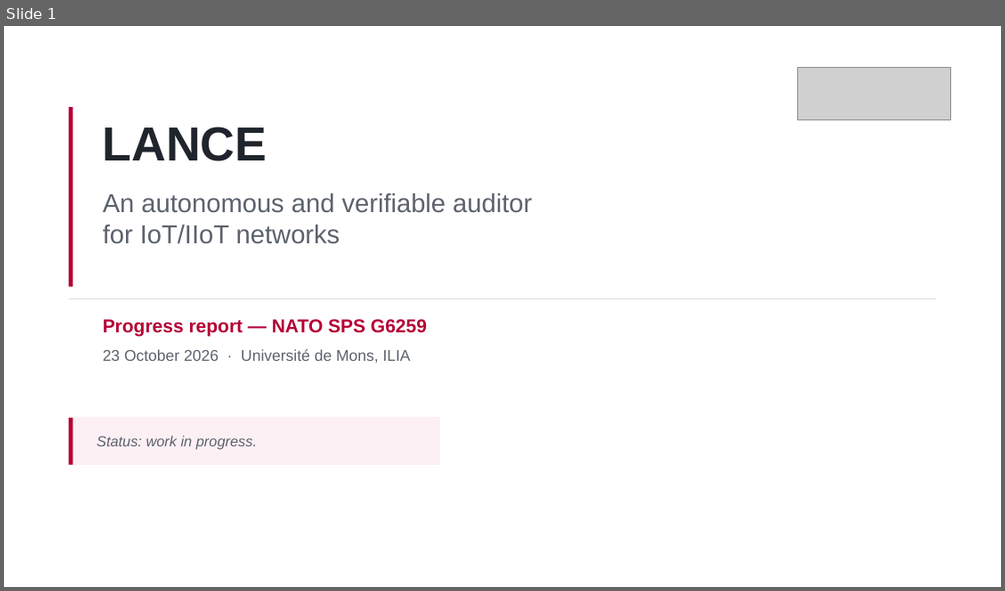
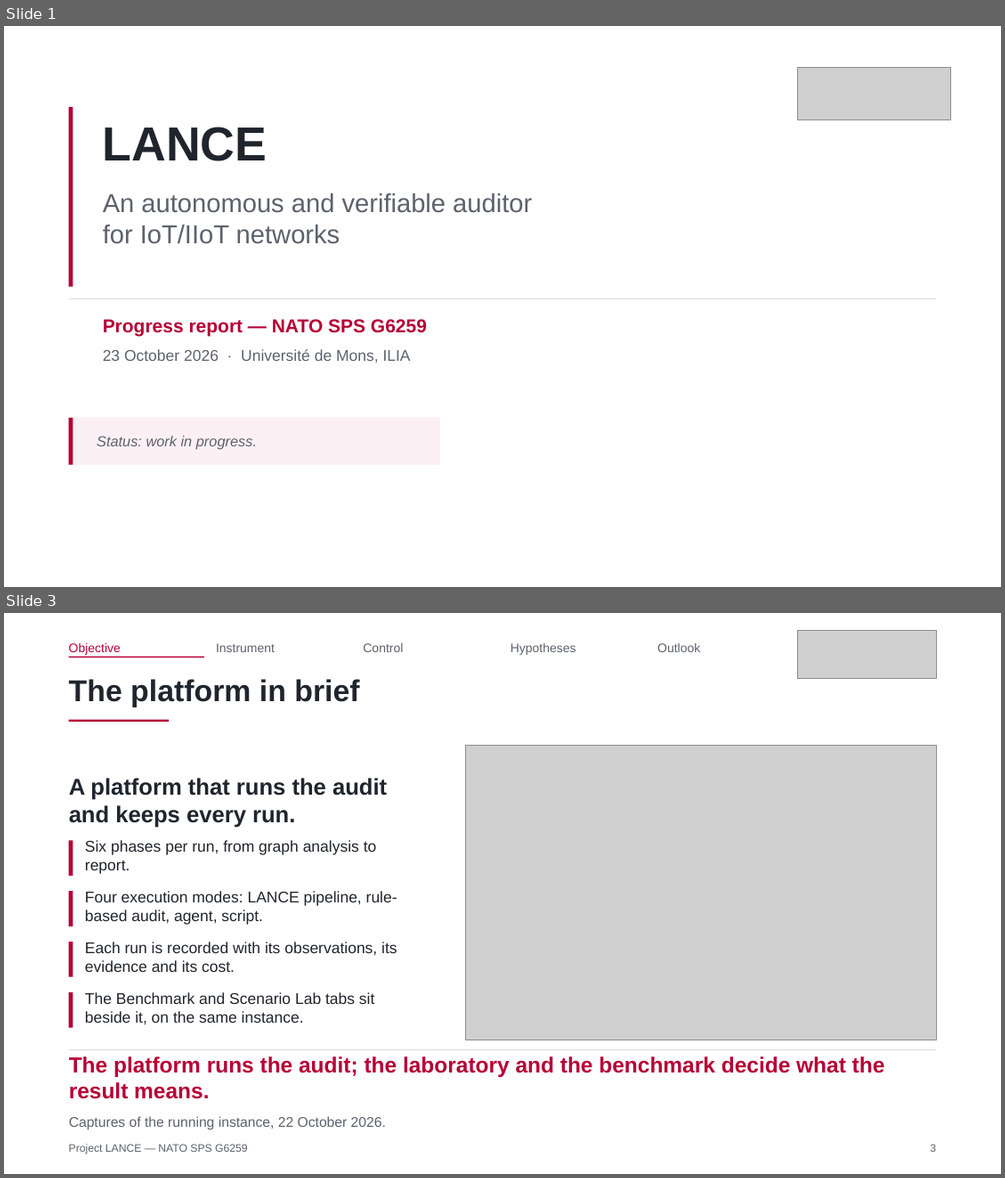
Before and after one commit to Tanguyvans/LANCE, a slide deck: objectifs/presentation-2026-10-23/slides.pptx. Shown one above the other, each under a label of ours: slide 1 before the commit, slides 1 and 3 after it; the slides between them are not shown. The pictures are 1005x591 and 1005x1178 pixels, drawn with LibreOffice and Linux fonts; fonts in the diff are those of the drawing; grey boxes stand for pictures. Boxes give left, top, right and bottom in pixels: in the first picture for what was removed or moved away, otherwise in the second. Text is boxed around its words. In the diff, an @@ line names an element or a change of style, - is before the commit and + after.

```diff
--- a/objectifs/presentation-2026-10-23/slides.pptx
+++ b/objectifs/presentation-2026-10-23/slides.pptx
@@ slide 3 added at [4, 613, 1001, 1174], background #FFFFFF @@
@@ picture added at [797, 631, 937, 679] @@
@@ text added at [69, 643, 121, 655], 12 pt, text #B60036 @@
+Objective
@@ rectangle added at [69, 657, 204, 657], fill #B60036 @@
@@ text added at [216, 643, 275, 652], 12 pt, text #5C626C @@
+Instrument
@@ text added at [363, 643, 403, 652], 12 pt, text #5C626C @@
+Control
@@ text added at [510, 643, 576, 655], 12 pt, text #5C626C @@
+Hypotheses
@@ text added at [657, 643, 700, 652], 12 pt, text #5C626C @@
+Outlook
@@ text added at [69, 679, 359, 707], 29 pt, text #20252D, bold @@
+The platform in brief
@@ rectangle added at [69, 720, 170, 722], fill #B60036 @@
@@ picture added at [465, 746, 937, 1040] @@
@@ text added at [69, 778, 387, 827], 22 pt, text #20252D, bold @@
+A platform that runs the audit and keeps every run.
@@ rectangle added at [69, 840, 73, 876], fill #B60036 @@
@@ text added at [85, 840, 377, 874], 15 pt, text #20252D @@
+Six phases per run, from graph analysis to report.
@@ rectangle added at [69, 892, 73, 926], fill #B60036 @@
@@ text added at [85, 891, 397, 925], 15 pt, text #20252D @@
+Four execution modes: LANCE pipeline, rule-based audit, agent, script.
@@ rectangle added at [69, 941, 73, 976], fill #B60036 @@
@@ text added at [85, 941, 396, 972], 15 pt, text #20252D @@
+Each run is recorded with its observations, its evidence and its cost.
@@ rectangle added at [69, 992, 73, 1027], fill #B60036 @@
@@ text added at [85, 992, 374, 1024], 15 pt, text #20252D @@
+The Benchmark and Scenario Lab tabs sit beside it, on the same instance.
@@ rectangle added at [69, 1049, 937, 1050], fill #D9DEE5 @@
@@ text added at [69, 1056, 885, 1099], 21 pt, text #B60036, bold @@
+The platform runs the audit; the laboratory and the benchmark decide what the result means.
@@ text added at [69, 1116, 386, 1130], 13.5 pt, text #5C626C @@
+Captures of the running instance, 22 October 2026.
@@ text added at [69, 1143, 248, 1154], 10.5 pt, text #5C626C @@
+Project LANCE — NATO SPS G6259
@@ text added at [930, 1143, 936, 1151], 10.5 pt, text #5C626C @@
+3
```
Also in this commit, not shown: 9 slides changed, 7 other files.
